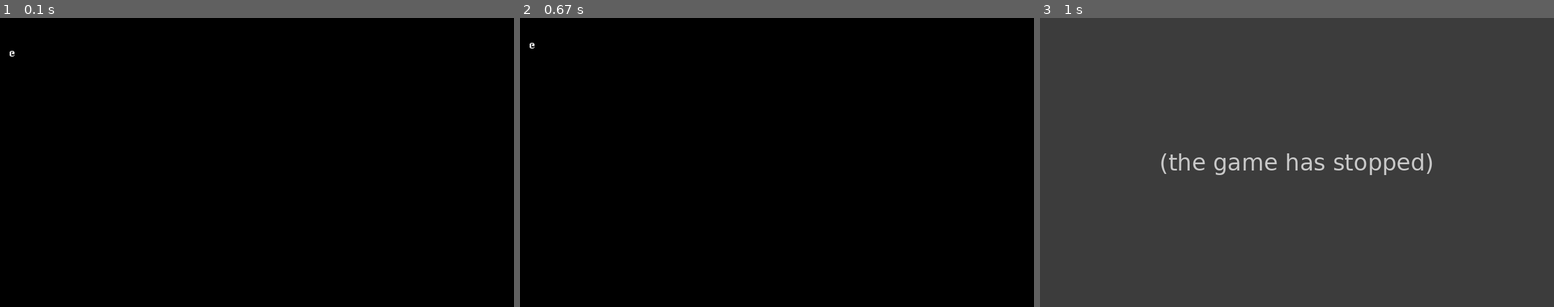
Above: before the commit, frames 1-3 (left to right).
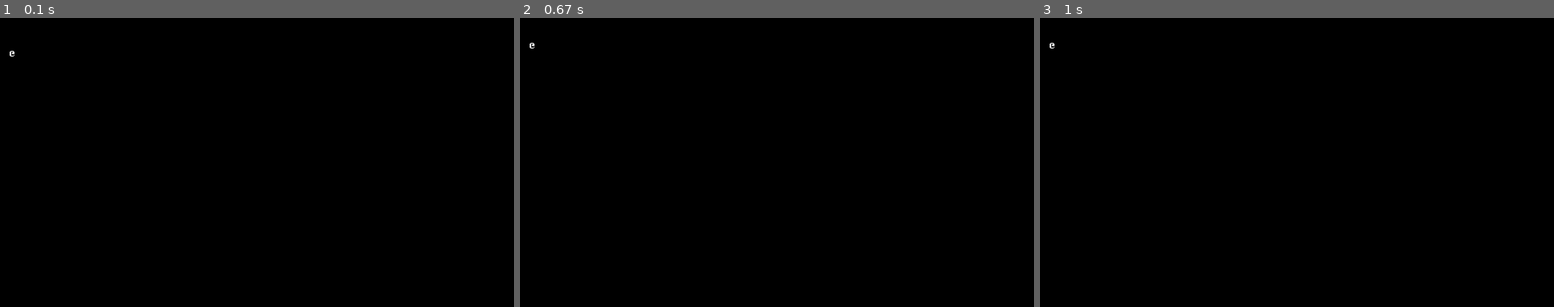
Above: after the commit, the same moments.

Repository: horse-f/pygame-roguelike
Game: pygame game, started from index.py
Same seed, same stepped clock (60 frames per second), same inputs: the game is played once before the commit and once after it.
Inputs:
- Up to frame 1 (0.1 s): no input
- Up to frame 2 (0.67 s): tap 8 at 0.33 s
- Up to frame 3 (1 s): tap Esc at 0.67 s

Frames 1-2 are identical in both runs. In frame 3, 100% of the frame differs, in the area x 0-100%, y 0-100%.
Error before the commit: TypeError: World.pauseScene() takes 1 positional argument but 2 were given (Keyboard.py line...; the game stopped at 0.67 s (later frames are placeholders)

Commit message:
input group name, pausing

Diff:
--- /dev/null
+++ b/src/base.py
@@ -0,0 +1,10 @@
+from pygame.sprite import Sprite;
+
+class Base(Sprite) :
+    def __init__(self, image=None, rect=None):
+        Sprite.__init__(self);
+
+        self.image = image;
+        self.rect = rect;
+
+        pass;
--- a/src/character.py
+++ b/src/character.py
@@ -1,16 +1,19 @@
 print('character');
 
 import pygame;
+
+from src.game import Keyboard;
 from src.game import TileService;
+
+from src.base import Base;
 from src.controller import Controller;
-from src.game import Keyboard;
-from pygame.sprite import Sprite;
 
-class Character(Sprite) :
-    def __init__(self) :
-        Sprite.__init__(self);
-        self.image = None;
-        self.rect = None;
+
+CHARACTER_INPUT_GROUP = 'CHARACTER';
+
+class Character(Base) :
+    def __init__(self,image=None,rect=None) :
+        Base.__init__(self,image,rect);
 
         # collisions
         pass;
@@ -27,8 +30,14 @@
 
 
 class CharacterController(Controller) :
-    def __init__(self, _character) :
+    def __init__(self, _character, inputGroupName=None) :
+        Controller.__init__(self);
+
         self.character = _character;
+        self.inputGroup = inputGroupName if inputGroupName is not None else CHARACTER_INPUT_GROUP;
+
+        self.add(self.character);
+
         pass;
 
     def load(self) :
@@ -40,20 +49,19 @@
             TileService.size
         );
 
-        Keyboard.on(Keyboard.keymap['MOVE_UP'], self.moveUp);
-        Keyboard.on(Keyboard.keymap['MOVE_RIGHT'], self.moveRight);
-        Keyboard.on(Keyboard.keymap['MOVE_LEFT'], self.moveLeft);
-        Keyboard.on(Keyboard.keymap['MOVE_DOWN'], self.moveDown);
-        Keyboard.on(Keyboard.keymap['MOVE_UP_RIGHT'], self.moveUpRight);
-        Keyboard.on(Keyboard.keymap['MOVE_UP_LEFT'], self.moveUpLeft);
-        Keyboard.on(Keyboard.keymap['MOVE_DOWN_RIGHT'], self.moveDownRight);
-        Keyboard.on(Keyboard.keymap['MOVE_DOWN_LEFT'], self.moveDownLeft);
+        Keyboard.on(Keyboard.keymap['MOVE_UP'], self.moveUp, self.inputGroup);
+        Keyboard.on(Keyboard.keymap['MOVE_RIGHT'], self.moveRight, self.inputGroup);
+        Keyboard.on(Keyboard.keymap['MOVE_LEFT'], self.moveLeft, self.inputGroup);
+        Keyboard.on(Keyboard.keymap['MOVE_DOWN'], self.moveDown, self.inputGroup);
+        Keyboard.on(Keyboard.keymap['MOVE_UP_RIGHT'], self.moveUpRight, self.inputGroup);
+        Keyboard.on(Keyboard.keymap['MOVE_UP_LEFT'], self.moveUpLeft, self.inputGroup);
+        Keyboard.on(Keyboard.keymap['MOVE_DOWN_RIGHT'], self.moveDownRight, self.inputGroup);
+        Keyboard.on(Keyboard.keymap['MOVE_DOWN_LEFT'], self.moveDownLeft, self.inputGroup);
         pass;
 
 
     def update(self) :
         pass;
-
 
 
     ## character actions
--- a/src/controller.py
+++ b/src/controller.py
@@ -1,5 +1,8 @@
-class Controller:
+from pygame.sprite import Group;
+
+class Controller(Group):
     def __init__(self):
+        Group.__init__(self);
         pass
 
     def load(self):
--- a/src/game/Event.py
+++ b/src/game/Event.py
@@ -2,32 +2,63 @@
 
 import pygame.event;
 
-handlers = [];
+inputGroups = {
+    'MAIN': {
+        'active': True,
+        'handlers': []
+    }
+};
 
-# use input groups to determine what handlers to call
-#  this will allow for different modes of input processing
-#   ex: for pausing the game, all the gameplay inputs would be under
-#       the 'gameplay' group and a scene could enable or disable input
-#       from that group and enable for another group like 'esc_menu'
-#       or 'inventory'
 
-def on(event, fn) :
-    handlers.append({
+def on(event, fn, groupName=None) :
+    global inputGroups;
+    group = 'MAIN';
+
+    if(groupName is not None) :
+        group = groupName;
+
+    if(group not in inputGroups) :
+        inputGroups[group] = {
+            'active': True,
+            'handlers': []
+        };
+
+    inputGroups[group]['handlers'].append({
         'event': event,
         'func': fn
     });
+
     pass;
 
+
 def digest() :
-    global handlers;
     events = pygame.event.get();
 
     for _event in events :
-        print('event', _event);
+        # print('event', _event);
 
-        for handler in handlers :
+        for groupName in inputGroups :
+            group = inputGroups[groupName];
 
-            if(handler['event'] == _event.type) :
-                handler['func'](_event);
+            if(group['active']):
+                runHandlers(group['handlers'], _event);
 
     pass;
+
+
+def runHandlers(_handlers, _event):
+
+    for handler in _handlers :
+        if(handler['event'] == _event.type) :
+            handler['func'](_event);
+
+    pass;
+
+
+def change(groupName, active):
+    global inputGroups;
+
+    if(groupName in inputGroups) :
+        inputGroups[groupName]['active'] = active;
+
+    pass;
--- a/src/game/Keyboard.py
+++ b/src/game/Keyboard.py
@@ -12,14 +12,12 @@
 def load():
     global keymap;
     keymap = mapKeys(FS.readJson('config/keyboard.json'));
-    print('keys are', keymap);
     pass;
 
 
-def on(keyEvents, fn):
-    print('keyboard on', keyEvents, fn);
+def on(keyEvents, fn, groupName=None):
     for keyEvent in keyEvents :
-        Event.on(pygame.KEYDOWN, partial(handleKey, keyEvent, fn));
+        Event.on(pygame.KEYDOWN, partial(handleKey, keyEvent, fn), groupName);
     pass;
 
 
--- a/src/game/SceneRouter.py
+++ b/src/game/SceneRouter.py
@@ -12,6 +12,9 @@
         'obj': obj
     });
 
+    pass;
+
+
 def changeScene(sceneName):
     global scene;
 
@@ -24,16 +27,27 @@
         scene = _scene[0]['obj'];
         scene.start();
 
+    pass;
+
+
 def update():
     global scene;
     if(scene is not None) :
         scene.update();
+
+    pass;
+
 
 def updateWorld() :
     global scene;
     if(scene is not None) :
         scene.updateWorld();
 
+    pass;
+
+
 def load() :
     for _scene in scenes :
         _scene['obj'].load();
+
+    pass;
--- a/src/game/TileService.py
+++ b/src/game/TileService.py
@@ -17,3 +17,5 @@
     global size;
     size = s;
     tiles = pygame.image.load(src).convert();
+
+    pass;
--- a/src/geometry.py
+++ /dev/null
@@ -1,20 +0,0 @@
-from pygame.sprite import Group;
-from pygame.sprite import Sprite;
-
-class Wall(Sprite) :
-    def __init__(self):
-        Sprite.__init__(self);
-        self.image = None;
-        self.rect = None;
-        pass;
-
-class Geometry(Group):
-    def __init__(self):
-        Group.__init__(self);
-        pass;
-
-    def load(self):
-        pass
-
-    def updateWorld(self):
-        pass
--- a/src/scene.py
+++ b/src/scene.py
@@ -1,25 +1,39 @@
+from src.game import Render;
+
 class Scene:
     def __init__(self):
         self.objects = {};
         pass
 
-    def add(key, obj):
-        objects[key] = obj;
+    def add(self, key, obj):
+        self.objects[key] = obj;
         pass;
 
     ''' this gets run every frame once the program is initialized and loaded '''
     def update(self):
+        for key in self.objects :
+            self.objects[key].update();
+
         pass;
 
     ''' this is run after all the packages have been initialized '''
     ''' meant for loading images and other assets '''
     def load(self):
+        for key in self.objects :
+            self.objects[key].load();
+
         pass;
 
     ''' this is called when the scene gets changed to '''
     def start(self):
+        for key in self.objects :
+            Render.add(self.objects[key]);
+
         pass;
 
     ''' this gets called right before the scene is changed '''
     def end(self):
+        for key in self.objects :
+            Render.remove(obj);
+
         pass;
--- a/src/world.py
+++ b/src/world.py
@@ -1,6 +1,7 @@
 print('world');
 
 from src.game import Engine;
+from src.game import Event;
 from src.game import Render;
 from src.game import SceneRouter;
 from src.game import Keyboard;
@@ -8,54 +9,69 @@
 from src.scene import Scene;
 from src.character import Character;
 from src.character import CharacterController;
-from src.geometry import Geometry;
+from src.worldMap import WorldMap;
 
 class World(Scene) :
 
+    CHARACTER_GROUP = 'character_input_group';
+
     def __init__(self):
         Scene.__init__(self);
-        self.character = Character();
-        self.characterController = CharacterController(self.character);
+        self.paused = False;
 
-        self.geometry = Geometry();
+        Scene.add(self, 'CharacterController', CharacterController(Character(), self.CHARACTER_GROUP));
+        Scene.add(self, 'WorldMap', WorldMap());
+
+        print('CharacterController', self.objects['CharacterController']);
+        print('WorldMap', self.objects['WorldMap']);
+
         pass;
+
 
     def load(self):
         print('loading world');
+
         Scene.load(self);
 
-        Keyboard.on(Keyboard.keymap['PAUSE'], self.pauseScene);
+        Keyboard.on(Keyboard.keymap['PAUSE'], self.pauseUnpause);
 
-        self.characterController.load();
-        self.geometry.load();
         pass;
+
 
     def start(self):
         print('starting world scene');
+
         Scene.start(self);
+        print('sprites', Render.renderGroup.sprites());
 
-        Render.add(self.character);
-        Render.add(self.geometry);
+        self.objects['WorldMap'].buildMap();
+
+        print('sprites', Render.renderGroup.sprites());
+
         pass;
+
 
     def end(self) :
         print('ending world scene');
+
         Scene.end(self);
 
-        Render.remove(self.character);
-        Render.remove(self.geometry);
         pass;
 
+
     def update(self):
+
         Scene.update(self);
 
-        self.characterController.update();
-        self.geometry.update();
         pass;
 
-    def pauseScene(self):
-        print('should pause');
-        pass
+
+    def pauseUnpause(self, eventInfo):
+
+        self.paused = not self.paused;
+        Event.change(self.CHARACTER_GROUP, not self.paused);
+
+        pass;
 
 
 print('adding world scene');
--- /dev/null
+++ b/src/worldMap.py
@@ -0,0 +1,54 @@
+from src.base import Base;
+from src.controller import Controller;
+
+from src.game import TileService;
+
+class Wall(Base) :
+    def __init__(self, image=None, rect=None):
+
+        print('image', image);
+        print('rect', rect);
+
+        Base.__init__(self, image, rect);
+        pass;
+
+class Floor(Base) :
+    def __init__(self, image=None, rect=None):
+        Base.__init__(self, image, rect);
+        pass;
+
+
+class WorldMap(Controller):
+    def __init__(self):
+        Controller.__init__(self);
+        self.test  = None;
+
+
+        pass;
+
+
+    def load(self):
+        pass;
+
+
+    def update(self):
+        pass;
+
+
+    def buildMap(self):
+
+        ############## TEST ###############
+
+        image = TileService.getTile((9,0));
+        rect = tuple([ TileService.size * i for i in (10, 10, 1, 1)]);
+
+        self.test = Wall(image,rect);
+
+        self.add(self.test);
+
+        print('test', self.test);
+
+
+        ###################################
+
+        pass;
